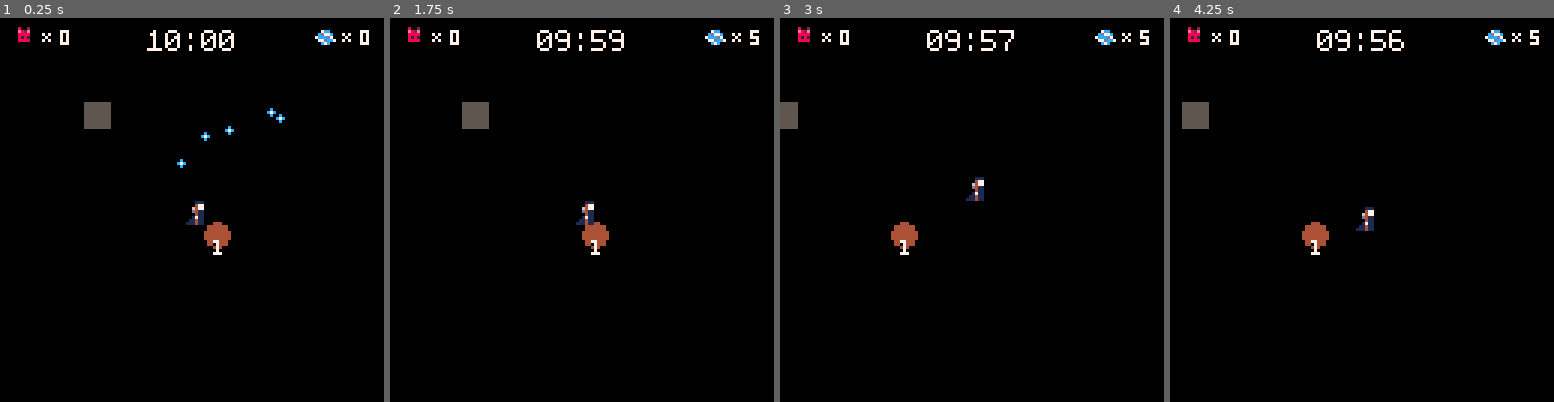
Above: before the commit, frames 1-4 (left to right).
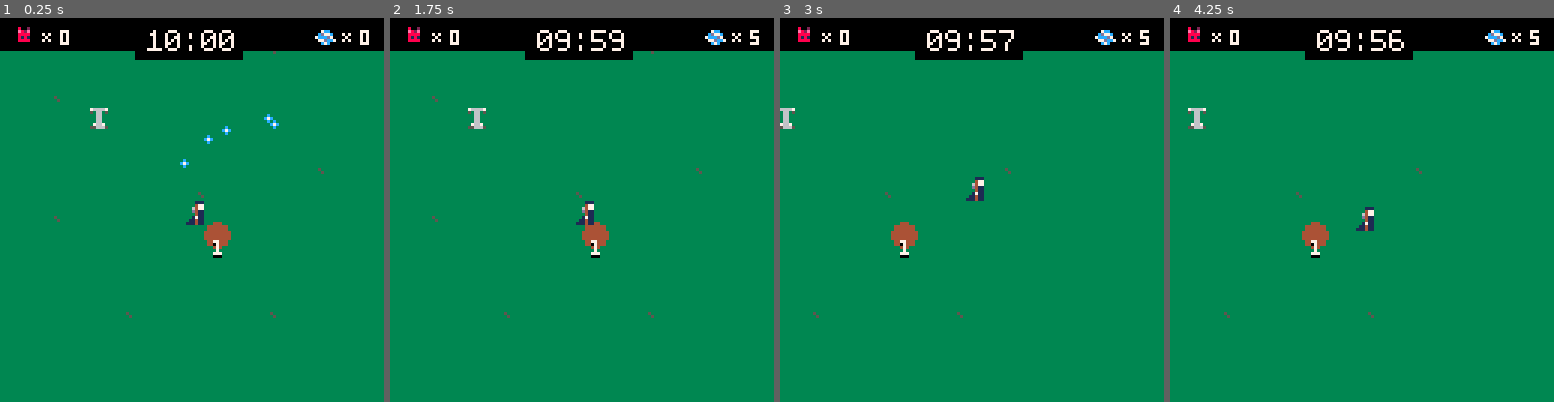
Above: after the commit, the same moments.

Repository: kevinthompson/moonbreak-p8
Game: PICO-8 cartridge game.p8
The game is run twice, just before and just after one commit, with the same random seed, the same clock (stepped at 60 frames per second) and the same inputs.
Inputs:
- Up to frame 1 (0.25 s): no input
- Up to frame 2 (1.75 s): tap X (X key) at 0.33, 1.07 s; tap O (Z key) at 0.7, 1.7 s; hold Right from 1.6 s (still down)
- Up to frame 3 (3 s): tap X (X key) at 1.85, 2.97 s; release Right at 2.1 s; tap O (Z key) at 2.1, 2.5, 2.9 s; hold Up 2.15-2.42 s; hold Right from 2.47 s (still down)
- Up to frame 4 (4.25 s): release Right at 3.03 s; hold Left 3.08-3.58 s; tap O (Z key) at 3.3, 3.7, 4.1 s; hold Down 3.63-3.97 s; hold Right from 4.02 s (still down); tap X (X key) at 4.08 s

The runs differ from the first frame. In frame 1, 90% of the frame differs, in the area x 0-100%, y 8-100%; in frame 2, 90%; in frame 3, 90%; in frame 4, 90%.

Commit message:
feat: temp altar art

Diff:
--- a/altar.lua
+++ b/altar.lua
@@ -1,5 +1,5 @@
 altar = entity:new({
-  r = 8,
+  r = 4,
   type = "altar",
   energy = 0,
   sounds = {2,3,4,5,6},
@@ -12,7 +12,7 @@
   end,
 
   draw = function(_ENV)
-    rectfill(x-4,y-4,x+4,y+4,5)
+    spr(6,x-3,y-3)
 
     if energy > 0 then
       rect(x-4,y+6,x+4,y+8,7)
--- a/energy.lua
+++ b/energy.lua
@@ -1,5 +1,5 @@
 energy = entity:new({
-  speed = 1,
+  speed = .8,
   r=3,
   a=0,
 
--- a/game.lua
+++ b/game.lua
@@ -21,7 +21,7 @@
 end
 
 function game_draw()
-  cls(0)
+  cls(3)
   map()
 
   for e in all(entities) do
--- a/game.p8
+++ b/game.p8
@@ -23,6 +23,57 @@
 
 -- main
 #include main.lua
+…(37 lines of a section not shown)…
+__map__
+0000000000000000000000000000000000000000000000000000000000000000000000000000000000000000000000000000000000000000000000000000000000000000000000000000000000000000000000000000000000000000000000000000000000000000000000000000000000000000000000000000000000000000
+0000000000000000000000400000000000000000000000000000000000000000000000000000000000000000000000000000000000000000000000000000000000000000000000000000000000000000000000000000000000000000000000000000000000000000000000000000000000000000000000000000000000000000
+0000000000000000000000000000000000000000000000000000000000000000000000000000000000000000000000000000000000000000000000000000000000000000000000000000000000000000000000000000000000000000000000000000000000000000000000000000000000000000000000000000000000000000
+0000400000000000000000000000000000000000000000000000000000000000000000000000000000000000000000000000000000000000000000000000000000000000000000000000000000000000000000000000000000000000000000000000000000000000000000000000000000000000000000000000000000000000
+0000000000000000000000000000000000000000000000000000000000000000000000000000000000000000000000000000000000000000000000000000000000000000000000000000000000000000000000000000000000000000000000000000000000000000000000000000000000000000000000000000000000000000
+0000000000000000000000000000000000000000000000000000000000000000000000000000000000000000000000000000000000000000000000000000000000000000000000000000000000000000000000000000000000000000000000000000000000000000000000000000000000000000000000000000000000000000
+0000000000000000000000000040000000000000000000000000000000000000000000000000000000000000000000000000000000000000000000000000000000000000000000000000000000000000000000000000000000000000000000000000000000000000000000000000000000000000000000000000000000000000
+0000000000000000400000000000000000000000000000000000000000000000000000000000000000000000000000000000000000000000000000000000000000000000000000000000000000000000000000000000000000000000000000000000000000000000000000000000000000000000000000000000000000000000
+0000400000000000000000000000000000000000000000000000000000000000000000000000000000000000000000000000000000000000000000000000000000000000000000000000000000000000000000000000000000000000000000000000000000000000000000000000000000000000000000000000000000000000
+0000000000000000000000000000000000000000000000000000000000000000000000000000000000000000000000000000000000000000000000000000000000000000000000000000000000000000000000000000000000000000000000000000000000000000000000000000000000000000000000000000000000000000
+0000000000000000000000000000000000000000000000000000000000000000000000000000000000000000000000000000000000000000000000000000000000000000000000000000000000000000000000000000000000000000000000000000000000000000000000000000000000000000000000000000000000000000
+0000000000000000000000000000000000000000000000000000000000000000000000000000000000000000000000000000000000000000000000000000000000000000000000000000000000000000000000000000000000000000000000000000000000000000000000000000000000000000000000000000000000000000
+0000000000400000000000400000000000000000000000000000000000000000000000000000000000000000000000000000000000000000000000000000000000000000000000000000000000000000000000000000000000000000000000000000000000000000000000000000000000000000000000000000000000000000
 
 
 
Not shown, changed: 72 lines of the sprite sheet (__gfx__) section of game.p8
Not shown, changed: the sound effects (__sfx__) section of game.p8
